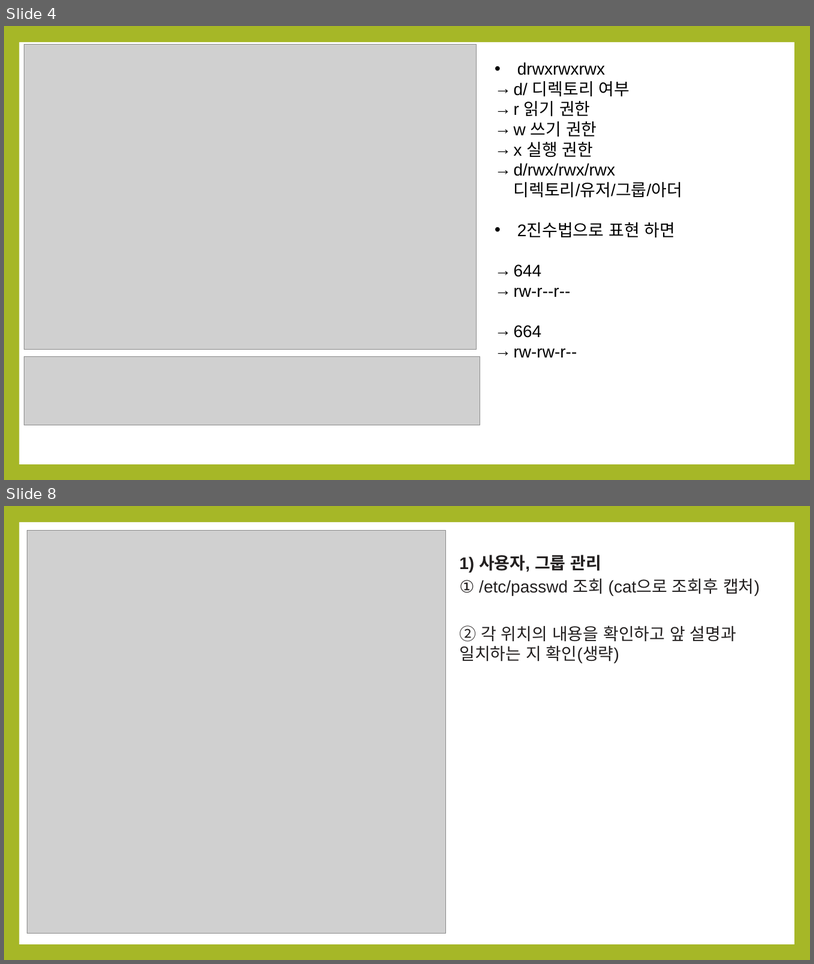
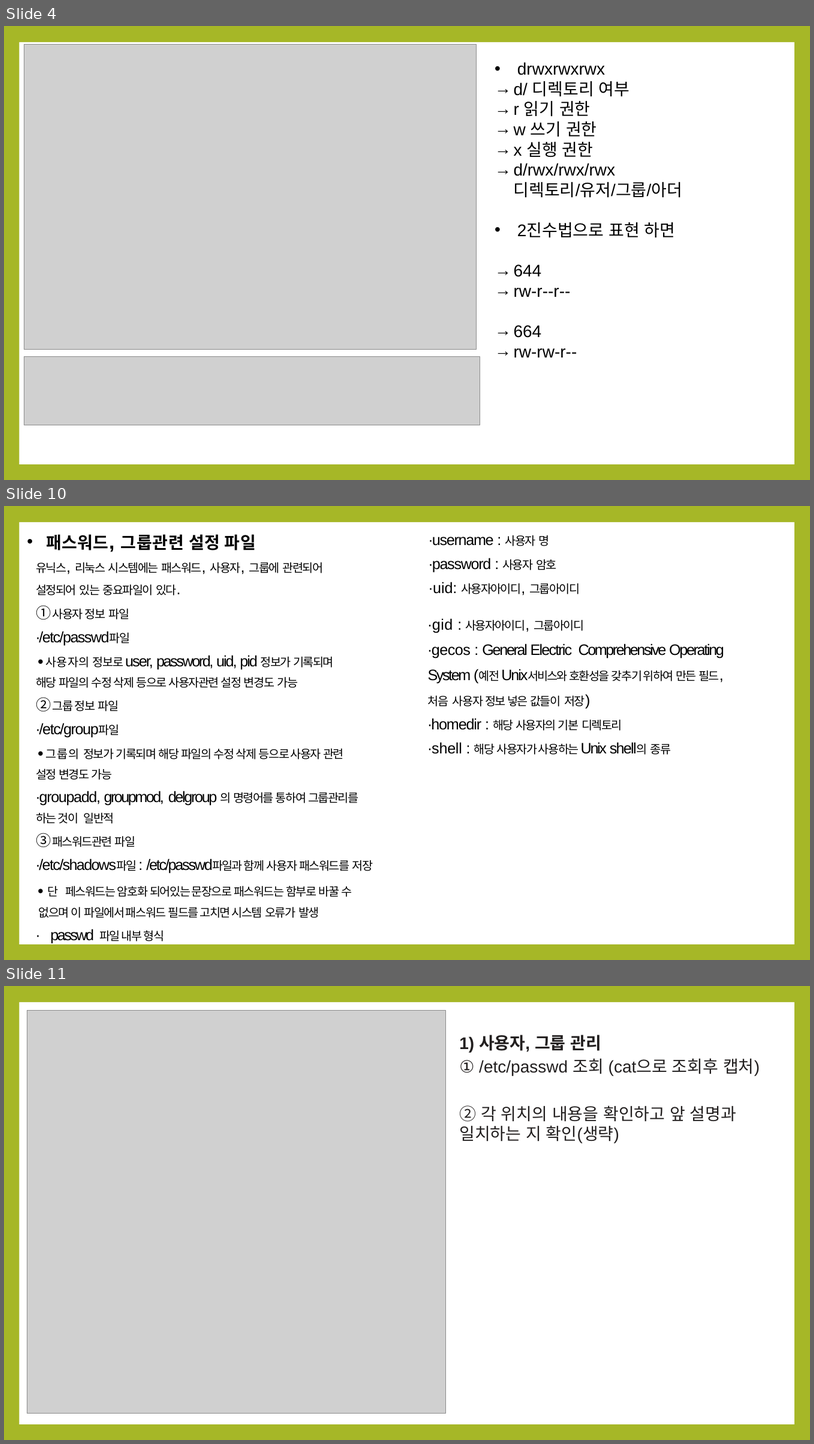
Before and after one commit to noheul1030/KOPO-Linux, a slide deck: 리눅스(v2023)/과제PPT/리눅스5강PPT.pptx. Shown one above the other, each under a label of ours: slides 4 and 8 before the commit, slides 4, 10 and 11 after it; the slides between them are not shown. The pictures are 814x964 and 814x1444 pixels, drawn with LibreOffice and Linux fonts; fonts in the diff are those of the drawing; grey boxes stand for pictures. Boxes give left, top, right and bottom in pixels: in the first picture for what was removed or moved away, otherwise in the second. Text is boxed around its words. In the diff, an @@ line names an element or a change of style, - is before the commit and + after.

Commit message:
리눅스 4,5,6강 PPT

```diff
--- a/리눅스(v2023)/과제PPT/리눅스5강PPT.pptx
+++ b/리눅스(v2023)/과제PPT/리눅스5강PPT.pptx
@@ slide 10 added at (4, 506, 810, 960), background #A6B727; not listed: 1 template element that a slide beside it also shows @@
@@ text added at (36, 534, 374, 943), 14 pt, text #000000 @@
+• 패스워드, 그룹관련 설정 파일
+유닉스, 리눅스 시스템에는 패스워드, 사용자, 그룹에 관련되어
+설정되어 있는 중요파일이 있다.
+① 사용자 정보 파일
+∙/etc/passwd파일
+∙사용자의 정보로 user, password, uid, pid 정보가 기록되며
+해당 파일의 수정 삭제 등으로 사용자관련 설정 변경도 가능
+② 그룹 정보 파일
+∙/etc/group파일
+∙그룹의 정보가 기록되며 해당 파일의 수정 삭제 등으로 사용자 관련
+설정 변경도 가능
+∙groupadd, groupmod, delgroup 의 명령어를 통하여 그룹관리를
+하는 것이 일반적
+③ 패스워드관련 파일
+∙/etc/shadows파일 : /etc/passwd파일과 함께 사용자 패스워드를 저장
+∙단 페스워드는 암호화 되어있는 문장으로 패스워드는 함부로 바꿀 수
+없으며 이 파일에서 패스워드 필드를 고치면 시스템 오류가 발생
+∙ passwd 파일 내부 형식
@@ text added at (429, 535, 580, 594), 18 pt, text #000000 @@
+∙username : 사용자 명
+∙password : 사용자 암호
+∙uid: 사용자아이디, 그룹아이디
@@ text added at (428, 618, 725, 754), 18 pt, text #000000 @@
+∙gid : 사용자아이디, 그룹아이디
+∙gecos : General Electric Comprehensive Operating
+System (예전 Unix서비스와 호환성을 갖추기 위하여 만든 필드,
+처음 사용자 정보 넣은 값들이 저장)
+∙homedir : 해당 사용자의 기본 디렉토리
+∙shell : 해당 사용자가 사용하는 Unix shell의 종류
@@ what was slide 8 is now slide 11 @@
```
Also in this commit, not shown: 23 other slides added, 1 other file.
